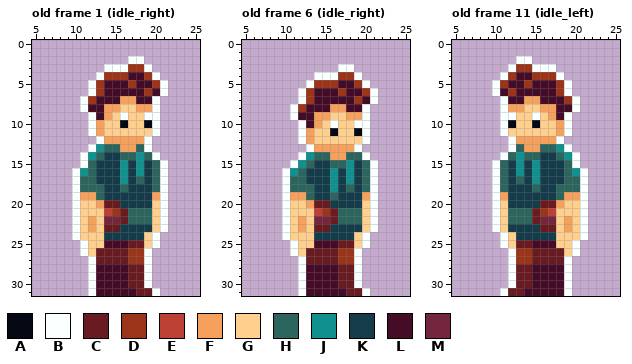
Two versions of one pixel-art file, assets/textures/characters/player/player.aseprite. Above, as it was before the edit.
32x32 pixels, 28 frames. Shown: old frame 1 (idle_right): x 5..25, y 0..31; old frame 6 (idle_right): x 5..25, y 0..31; old frame 11 (idle_left): x 5..25, y 0..31. The commit also changed other frames, which this record leaves out.
Palette (. is transparent): A #050914  B #faffff  C #691b22  D #9c341a  E #bd4035  F #f5a15d  G #ffcf8e  H #2c645e  J #10908e  K #153c4a  L #450c28  M #73263d
Pixels before, old frame 1 (idle_right), first column x 10:
 2 .......BB...
 3 ....BBBDDB..
 4 ...BDDDLLDB.
 5 ..BDLLLDLLDB
 6 ..BDLLLLLDLB
 7 .BDLLLFFLLB.
 8 .BLLFFGGFFB.
 9 ..BLFGBGGBB.
10 ..BFGGAGGAB.
11 ..BFGGGGGGB.
12 ...BFFFFFB..
13 ..BJHHFFHB..
14 .BJHKKHHJHB.
15 .BHKKKJKJKHB
16 BJHKKKJKJKHB
17 BHHKKKJKHKHB
18 BHHHKKHKKKHB
19 BFFHKKKKKKFB
20 BGGFCCKKKKGB
21 BGGGEDCHHHGB
22 BGFGMMCHHHGB
23 BGFGCCKKKKGB
24 BGGGKKKKKGB.
25 .BGGLLLCCGB.
26 .BGCCCCDDB..
27 ..BCCCCDDB..
28 ..BLLLLCCB..
29 ..BLLLLCCB..
30 ..BLLLLCCB..
31 ..BLLLLLCCB.
Pixels before, old frame 6 (idle_right), first column x 10:
 3 .......BB...
 4 ....BBBDDB..
 5 ...BDDDLLDB.
 6 ..BDLLLDLLDB
 7 ..BDLLLLLDLB
 8 .BDLLLFFLLB.
 9 .BLLFFGGFFB.
10 ..BLFGBGGBB.
11 ..BFGGAGGAB.
12 ..BFGGGGGGB.
13 ...BFFFFFB..
14 ..BJHHFFHHB.
15 .BJHKKHHJKHB
16 BJHKKKJKJKHB
17 BHHKKKJKJKHB
18 BHHHKKJKHKHB
19 BFFHKKHKKKFB
20 BGGFCCKKKKGB
21 BGGGEDCHHHGB
22 BGFGMMCHHHGB
23 BGFGCCKKKKGB
24 BGGGKKKKKGB.
25 .BGGLLLCCGB.
26 .BGCCCCDDB..
27 ..BCCCCDDB..
28 ..BLLLLCCB..
29 ..BLLLLCCB..
30 ..BLLLLCCB..
31 ..BLLLLLCCB.
Pixels before, old frame 11 (idle_left), first column x 10:
 2 ...BB.......
 3 ..BDDBBB....
 4 .BDLLDDDB...
 5 BDLLDLLLDB..
 6 BLDLLLLLDB..
 7 .BLLFFLLLDB.
 8 .BFFGGFFLLB.
 9 .BBGGBGFLB..
10 .BAGGAGGFB..
11 .BGGGGGGFB..
12 ..BFFFFFB...
13 ..BHFFHHJB..
14 .BHJHHKKHJB.
15 BHKJKJKKKHB.
16 BHKJKJKKKHJB
17 BHKHKJKKKHHB
18 BHKKKHKKHHHB
19 BFKKKKKKHFFB
20 BGKKKKCCFGGB
21 BGHHHCDEGGGB
22 BGHHHCMMGFGB
23 BGKKKKCCGFGB
24 .BGKKKKKGGGB
25 .BGCCLLLGGB.
26 ..BDDCCCCGB.
27 ..BDDCCCCB..
28 ..BCCLLLLB..
29 ..BCCLLLLB..
30 ..BCCLLLLB..
31 .BCCLLLLLB..
And afterwards:
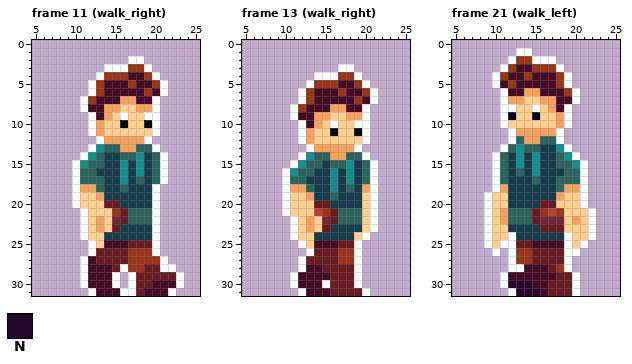
Colours new in this view: N #25082c
A new or re-ordered frame is compared with the old frame closest to it.
The exact change:
frames 28 -> 38
Changed rows in their new state; - is an unchanged pixel.
Frame 11 (walk_right) is new; against old frame 1 (idle_right):
first column x 10:
13 ---------HB---
14 ---------KHB--
15 BJ-H----------
16 -H------------
17 ---H----------
18 -FF-------B.--
19 -GGF------B.--
20 ---G------B.--
21 .B--G-----B.--
22 .BGFG-----B.--
23 .BGFG-----B.--
24 .B-------K----
25 -.B------C----
26 -.B------DB---
27 -BL------DDB--
28 -BL--CBDDCCBB-
29 -BL--B.B-CCCCB
30 -BL--B.B-CLLLB
31 ------BB-LLLB-
Frame 13 (walk_right) is new; against old frame 6 (idle_right):
first column x 10:
15 ----H------
16 ---H-------
18 -FF-------F
19 -GGF------G
20 ---G-------
22 .BGFG------
23 .BGFG------
24 .B---------
25 -.B------B.
26 -..B-------
28 -----CC----
29 -BL---C----
30 -BL--BC----
31 ------CC---
Frame 21 (walk_left) is new; against old frame 11 (idle_left):
first column x 9:
 1 ----BB--------
 2 ---BDDBBB-----
 3 --BDLLDDDB----
 4 -BDL-DLLLDB---
 5 --LD-L--------
 6 -.BL-FF--LDB--
 7 ---FFGGFF-L---
 8 ---BG-BG--B.--
 9 ---A--A-GF----
10 ---G--G-------
11 --.BFFFFFB.---
12 ----H--HH-----
13 --BHJHHKK-----
14 -BHK-KJ-------
15 ---------H-JB-
16 ----H------H--
17 ----K-H--H----
18 --F---K---FF--
19 BGG------FGG--
20 BG-------G----
21 BGF------D--GB
22 BGF------MGFGB
23 BG-------CG-GB
24 BGGB-----KB-GB
25 BG-B-----LBGB-
26 -B--------B---
28 ----BL--CD----
29 --BLLL---CCB--
30 --BNNN--CCCB--
31 --.BNNN-CCCB--
Where, in picture pixels (left, top, right, bottom), the same in both pictures:
changed: (144, 144, 168, 160)
changed: (72, 160, 184, 296)
changed: (282, 160, 370, 296)
changed: (484, 48, 596, 296)
